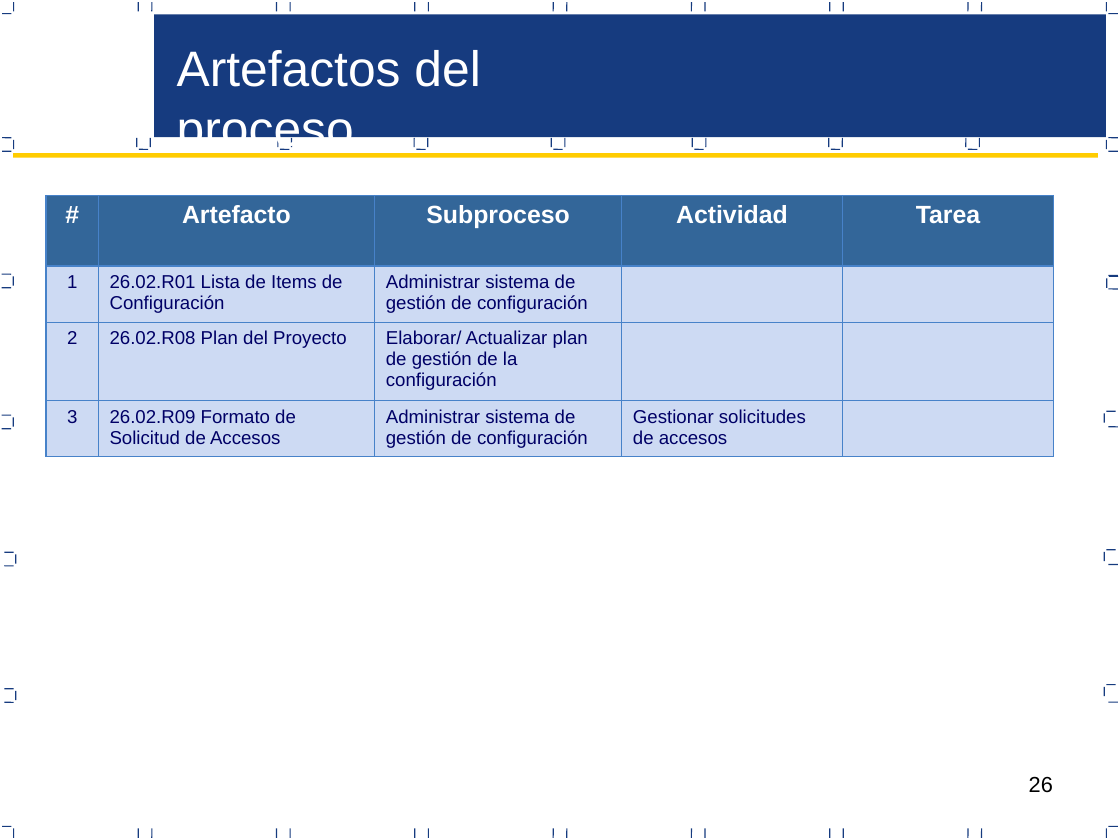
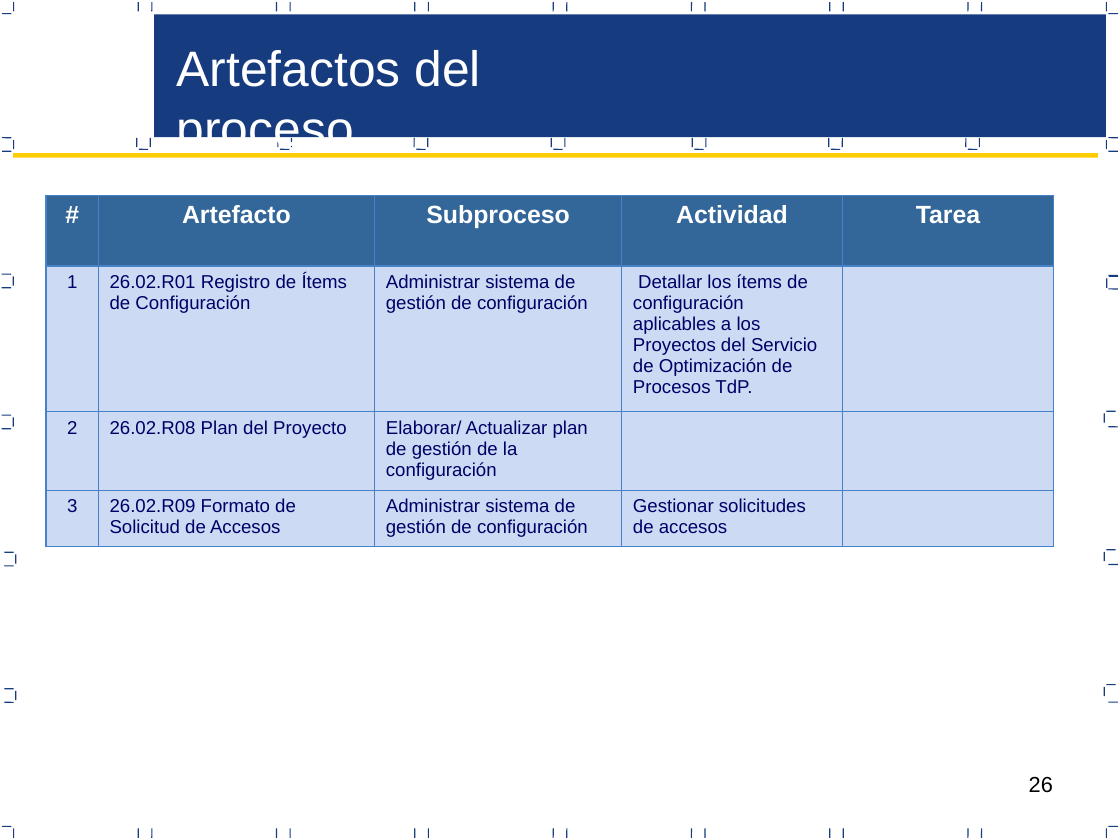
Before and after one commit to CreativeCheeseGame/BoundPhysic, a slide deck: slide 26 of Area de Proceso Gestion Configuracion/Proceso de Gestion de Configuracion-CM_v0.1.pptx. Drawn at 1120x840 pixels with LibreOffice and Linux fonts; fonts in the diff are those of the drawing. Boxes give left, top, right and bottom in pixels: in the first picture for what was removed or moved away, otherwise in the second. Text is boxed around its words. In the diff, an @@ line names an element or a change of style, - is before the commit and + after.

```diff
--- a/Area de Proceso Gestion Configuracion/Proceso de Gestion de Configuracion-CM_v0.1.pptx
+++ b/Area de Proceso Gestion Configuracion/Proceso de Gestion de Configuracion-CM_v0.1.pptx
@@ table at [46,196,1055,547] @@
-row 2, column 2: 26.02.R01 Lista de Items de Configuración
+row 2, column 2: 26.02.R01 Registro de Ítems de Configuración
-row 2, column 4: 
+row 2, column 4: Detallar los ítems de configuración aplicables a los Proyectos del Servicio de Optimización de Procesos TdP.
```
Also in this commit, not shown: 3 other slides changed.
